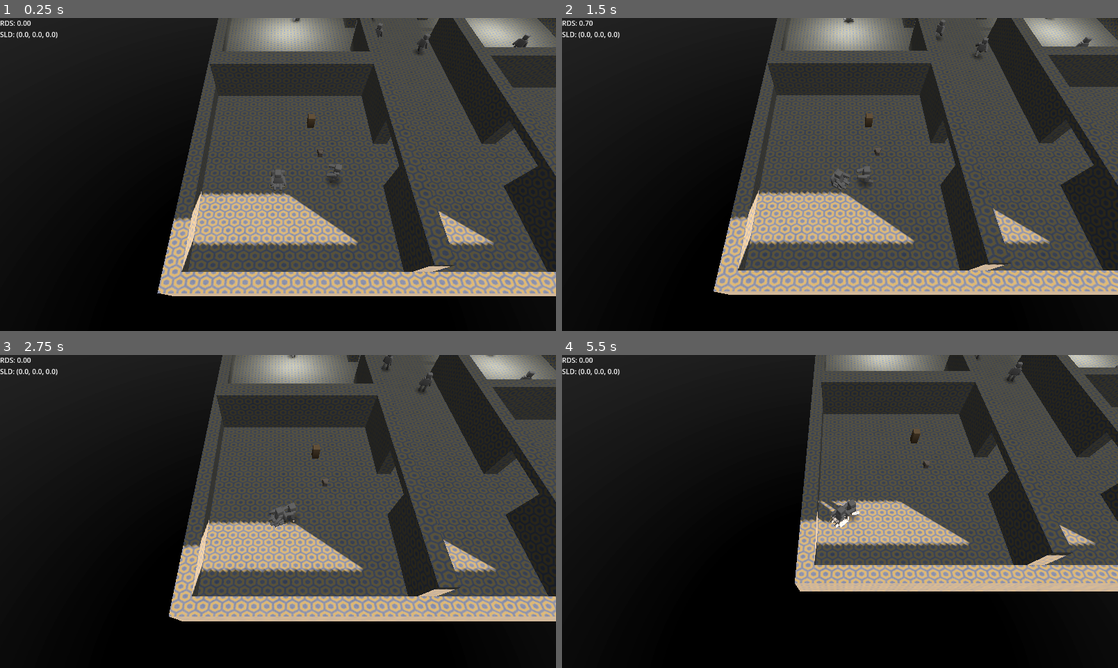
Above: before the commit, frames 1-4 (two rows, left to right).
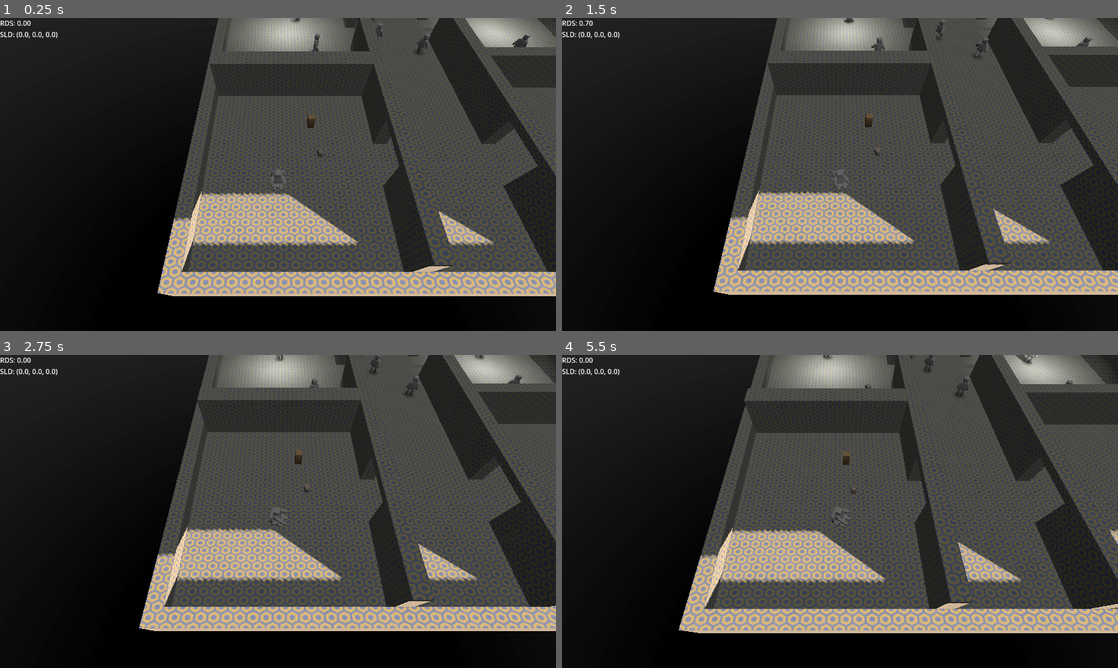
Above: after the commit, the same moments.

Repository: scooter-dev/bosh-rush-jam-2025
Game: Godot game, scene res://Scenes/Maps/Test/test_map.tscn
Two runs of this game, one before a commit and one after it. Both use one fixed random seed, a clock stepped at 60 frames per second and the inputs below.
Inputs (mouse positions are in pixels of both pictures, inside the frame that each line leads up to):
- Up to frame 1 (0.25 s): no input
- Up to frame 2 (1.5 s): tap Enter (ui_accept) at 0.5, 0.77 s; move the mouse to (962, 158) at 0.52 s; hold Right (ui_right) 0.53-1.28 s; tap D (R) at 0.6 s; move the mouse to (728, 190) at 1.27 s; hold Down (ui_down) from 1.28 s (still down); tap S (BW) at 1.35 s
- Up to frame 3 (2.75 s): tap Enter (ui_accept) at 1.52 s; tap D (R) at 1.55, 2.3 s; move the mouse to (333, 442) at 2.02 s; release Down (ui_down) at 2.03 s; hold Right (ui_right) from 2.03 s (still down); tap W (FW) at 2.1 s
- Up to frame 4 (5.5 s): move the mouse to (812, 574) at 2.77 s; release Right (ui_right) at 2.78 s; hold Up (ui_up) 2.78-3.53 s; tap A (L) at 2.85 s; tap Enter (ui_accept) at 3.02, 3.77, 4.52 s; tap D (R) at 3.05, 3.8, 4.55, 5.1 s; move the mouse to (1006, 558) at 3.52 s; hold Left (ui_left) 3.53-4.28 s; tap Alt (LOCK_MOUSE) at 3.6 s; move the mouse to (795, 508) at 4.27 s; hold Up (ui_up) from 4.28 s (still down); click (795, 508) at 4.35 s; move the mouse to (845, 511) at 5.02 s

The runs differ from the first frame. In frame 1, 0.1% of the frame differs, in the area x 55-62%, y 4-54%; in frame 2, 0.2%; in frame 3, 32%; in frame 4, 49%, in the area x 21-100%, y 0-89%.

Commit message:
changed rotation to input, turn speed, time scale adjust

Diff:
--- a/SRC/Enemies/Zombie/zombie.tscn
+++ b/SRC/Enemies/Zombie/zombie.tscn
@@ -211,9 +211,9 @@
 [node name="Skeleton3D" parent="CharacterRotator/Character/Armature" index="0"]
 bones/6/rotation = Quaternion(3.09086e-08, 0.707107, 0.707107, 3.09086e-08)
 bones/8/rotation = Quaternion(0.658114, 0.474342, 0.474342, -0.341886)
-bones/9/rotation = Quaternion(-0.490716, 0.138986, 0.0796323, 0.856469)
+bones/9/rotation = Quaternion(-0.493864, 0.138692, 0.0801432, 0.854658)
 bones/10/rotation = Quaternion(0.658114, -0.474342, -0.474342, -0.341886)
-bones/11/rotation = Quaternion(-0.467626, -0.141067, -0.0758853, 0.869291)
+bones/11/rotation = Quaternion(-0.469787, -0.140877, -0.076236, 0.868125)
 
 [node name="CharacterMesh" parent="CharacterRotator/Character/Armature/Skeleton3D" index="0"]
 extra_cull_margin = 6.0
@@ -222,11 +222,11 @@
 [node name="PhysicalBoneSimulator3D" type="PhysicalBoneSimulator3D" parent="CharacterRotator/Character/Armature/Skeleton3D" index="1"]
 
 [node name="Physical Bone Bone_001" type="PhysicalBone3D" parent="CharacterRotator/Character/Armature/Skeleton3D/PhysicalBoneSimulator3D"]
-transform = Transform3D(-1, 0, 1.19209e-07, 0, 1, 0, -1.19209e-07, 0, -1, -8.56817e-08, 0.6, -0.0999999)
+transform = Transform3D(-1, 0, 1.19209e-07, 0, 1, 0, -1.19209e-07, 0, -1, -8.56817e-08, 0.6, -0.1)
 collision_layer = 0
 collision_mask = 7
 joint_type = 5
-joint_offset = Transform3D(1, 0, 0, 0, 1, 0, 0, 0, 1, -7.37607e-08, 0, 0.1)
+joint_offset = Transform3D(1, 0, 0, 0, 1, 0, 0, 0, 1, -7.37608e-08, 0, 0.1)
 body_offset = Transform3D(1, 0, -1.19209e-07, -1.19209e-07, 0, -1, 0, 1, 0, 8.56817e-08, 0.1, 0)
 bone_name = "Bone.001"
 joint_constraints/x/linear_limit_enabled = true
@@ -468,12 +468,12 @@
 shape = SubResource("BoxShape3D_btmj8")
 
 [node name="Physical Bone shoulder_l" type="PhysicalBone3D" parent="CharacterRotator/Character/Armature/Skeleton3D/PhysicalBoneSimulator3D"]
-transform = Transform3D(0.100001, 0.300001, -0.948683, 0.3, 0.9, 0.316229, 0.948683, -0.316228, 3.0912e-07, 0.15, 1.25, 1.57661e-07)
+transform = Transform3D(0.100001, 0.300001, -0.948683, 0.3, 0.9, 0.316229, 0.948683, -0.316228, 3.25613e-07, 0.15, 1.25, 5.39934e-08)
 collision_layer = 0
 collision_mask = 7
 joint_type = 5
-joint_offset = Transform3D(1, 0, 0, 0, 1, 0, 0, 0, 1, -1.18271e-07, 3.89191e-07, 0.158114)
-body_offset = Transform3D(1, 1.19209e-07, 3.71039e-07, 3.9641e-07, 5.75668e-07, -1, -2.98023e-08, 1, 5.54323e-07, 5.96046e-08, 0.158114, -4.76837e-07)
+joint_offset = Transform3D(1, 0, 0, 0, 1, 0, 0, 0, 1, -2.10152e-07, -2.06031e-07, 0.158114)
+body_offset = Transform3D(1, 1.49012e-07, 3.86685e-07, 4.03861e-07, 5.45866e-07, -1, -8.9407e-08, 1, 5.49108e-07, 1.49012e-07, 0.158114, 1.19209e-07)
 bone_name = "shoulder.l"
 joint_constraints/x/linear_limit_enabled = true
 joint_constraints/x/linear_limit_upper = 0.0
@@ -544,12 +544,12 @@
 shape = SubResource("CapsuleShape3D_alfak")
 
 [node name="Physical Bone shoulder_r" type="PhysicalBone3D" parent="CharacterRotator/Character/Armature/Skeleton3D/PhysicalBoneSimulator3D"]
-transform = Transform3D(0.1, -0.300001, 0.948683, -0.299999, 0.9, 0.316229, -0.948684, -0.316227, 7.02087e-08, -0.15, 1.25, 8.4297e-07)
+transform = Transform3D(0.0999999, -0.300001, 0.948683, -0.299999, 0.9, 0.316229, -0.948684, -0.316227, 4.19357e-08, -0.149999, 1.25, 8.14697e-07)
 collision_layer = 0
 collision_mask = 7
 joint_type = 5
-joint_offset = Transform3D(1, 0, 0, 0, 1, 0, 0, 0, 1, 3.02976e-07, 1.88342e-06, 0.158114)
-body_offset = Transform3D(1, -1.2517e-06, -2.19792e-07, -9.01814e-08, 7.82052e-07, -1, 1.3113e-06, 1, 9.05246e-07, -2.68221e-07, 0.158114, -2.02656e-06)
+joint_offset = Transform3D(1, 0, 0, 0, 1, 0, 0, 0, 1, 2.67754e-07, 1.88672e-06, 0.158114)
+body_offset = Transform3D(1, -1.2517e-06, -1.85519e-07, -6.03791e-08, 7.82052e-07, -1, 1.3411e-06, 1, 8.84384e-07, -2.38419e-07, 0.158114, -2.02656e-06)
 bone_name = "shoulder.r"
 joint_constraints/x/linear_limit_enabled = true
 joint_constraints/x/linear_limit_upper = 0.0
@@ -620,12 +620,12 @@
 shape = SubResource("CapsuleShape3D_xypls")
 
 [node name="Physical Bone arm_l" type="PhysicalBone3D" parent="CharacterRotator/Character/Armature/Skeleton3D/PhysicalBoneSimulator3D"]
-transform = Transform3D(5.27225e-07, 0.206723, 0.9784, -1.12991e-07, -0.9784, 0.206723, 1, -2.1954e-07, -4.92479e-07, 0.300041, 1.20002, -2.30799e-07)
+transform = Transform3D(4.839e-07, 0.199468, 0.979904, -1.46213e-07, -0.979904, 0.199468, 1, -2.39798e-07, -4.45011e-07, 0.300117, 1.20014, -2.30385e-07)
 collision_layer = 0
 collision_mask = 7
 joint_type = 2
-joint_offset = Transform3D(1, 0, 0, 0, 1, 0, 0, 0, 1, 1.23543e-07, 1.32428e-05, -4.49984e-05)
-body_offset = Transform3D(1, -1.89783e-07, -2.98757e-07, -3.51888e-08, 1, 0.000233904, 4.39719e-07, -0.000233874, 1, -1.23554e-07, -1.32322e-05, 4.50015e-05)
+joint_offset = Transform3D(1, 0, 0, 0, 1, 0, 0, 0, 1, 1.23111e-07, 0.000109713, -0.000141888)
+body_offset = Transform3D(1, -1.50424e-07, -3.25777e-07, -3.47978e-08, 1, 0.000283182, 4.40116e-07, -0.000283152, 1, -1.23141e-07, -0.000109673, 0.000141919)
 bone_name = "arm.l"
 joint_constraints/swing_span = 30.0
 joint_constraints/twist_span = 2.0
@@ -638,12 +638,12 @@
 shape = SubResource("BoxShape3D_iy44w")
 
 [node name="Physical Bone arm_r" type="PhysicalBone3D" parent="CharacterRotator/Character/Armature/Skeleton3D/PhysicalBoneSimulator3D"]
-transform = Transform3D(-9.22664e-07, -0.259192, -0.965826, 2.55259e-07, -0.965826, 0.259192, -1, -7.38822e-09, 9.57294e-07, -0.29999, 1.19995, -6.70204e-08)
+transform = Transform3D(-9.18546e-07, -0.254419, -0.967094, 2.20552e-07, -0.967094, 0.254419, -1, 2.04008e-08, 9.44432e-07, -0.299965, 1.1999, -6.694e-08)
 collision_layer = 0
 collision_mask = 7
 joint_type = 2
-joint_offset = Transform3D(1, 0, 0, 0, 1, 0, 0, 0, 1, -8.3678e-10, -4.33874e-05, 2.21821e-05)
-body_offset = Transform3D(1, -2.60845e-07, -1.01684e-06, 1.42442e-07, 1, -0.000212401, 1.17162e-06, 0.00021255, 1, 8.48019e-10, 4.33922e-05, -2.21729e-05)
+joint_offset = Transform3D(1, 0, 0, 0, 1, 0, 0, 0, 1, -7.22845e-10, -9.02264e-05, 6.02232e-05)
+body_offset = Transform3D(1, -2.88644e-07, -1.03377e-06, 1.42201e-07, 1, -0.000248984, 1.17429e-06, 0.000249147, 1, 7.59059e-10, 9.02414e-05, -6.02007e-05)
 bone_name = "arm.r"
 joint_constraints/swing_span = 30.0
 joint_constraints/twist_span = 2.0
@@ -674,7 +674,7 @@
 shape = SubResource("BoxShape3D_iy44w")
 
 [node name="Physical Bone leg_l" type="PhysicalBone3D" parent="CharacterRotator/Character/Armature/Skeleton3D/PhysicalBoneSimulator3D"]
-transform = Transform3D(1, -2.97572e-11, 0, -2.97572e-11, -1, 4.47038e-07, 0, -4.47038e-07, -1, 0.2, 0.6, -5.58794e-08)
+transform = Transform3D(1, -2.97572e-11, 0, -2.97572e-11, -1, 4.47038e-07, 0, -4.47038e-07, -1, 0.2, 0.6, -5.58793e-08)
 collision_layer = 0
 collision_mask = 7
 joint_type = 2
@@ -696,7 +696,7 @@
 collision_layer = 0
 collision_mask = 7
 joint_type = 2
-joint_offset = Transform3D(1, 0, 0, 0, 1, 0, 0, 0, 1, -3.57491e-15, 2.17054e-20, 3.55271e-14)
+joint_offset = Transform3D(1, 0, 0, 0, 1, 0, 0, 0, 1, -3.57491e-15, 2.17053e-20, 3.55271e-14)
 body_offset = Transform3D(1, -2.98304e-11, -1.19209e-07, 2.97576e-11, 1, -6.10948e-07, 1.19209e-07, 6.10948e-07, 1, 3.57492e-15, 0, -3.55271e-14)
 bone_name = "head"
 joint_constraints/swing_span = 30.0
@@ -722,6 +722,10 @@
 libraries = {
 &"": ExtResource("3_84ahr")
 }
+
+[node name="AttackArea" type="Area3D" parent="CharacterRotator"]
+
+[node name="CollisionShape3D" type="CollisionShape3D" parent="CharacterRotator/AttackArea"]
 
 [node name="AnimationTree" type="AnimationTree" parent="." node_paths=PackedStringArray("zombie")]
 root_node = NodePath("../CharacterRotator/Character")
--- a/SRC/Player/char_rotator.gd
+++ b/SRC/Player/char_rotator.gd
@@ -9,17 +9,16 @@
 func _physics_process(delta: float) -> void:
 	match player.mode:
 		Player.RUNNING:
-			if rotMomentum > 0.01:
+			if abs(rotMomentum) > 0.01:
 				rotMomentum = lerpf(rotMomentum, 0.0, 2.0 * delta)
 				baseSpRot -= rotMomentum * delta
-				var dir = Vector2(player.linear_velocity.z,player.linear_velocity.x).angle() + PI
-				var aRt = lerp_angle(dir if player.hSpeed > 0.2 else baseSpRot, baseSpRot, clamp(abs(rotMomentum / 2.0),0,1))
+				var dir = Vector2(-PlayerInput.fbrl.y,-PlayerInput.fbrl.x).angle() + PI
+				var aRt = lerp_angle(dir, baseSpRot, clamp(abs(rotMomentum * 0.5),0,1))
 				global_rotation.y = lerp_angle(global_rotation.y, aRt, delta * 6.0)
-			elif player.hSpeed > 0.2:
-				global_rotation.y = lerp_angle(global_rotation.y, Vector2(player.linear_velocity.z,player.linear_velocity.x).angle() + PI, 4.0 * delta)
+				#print(rotMomentum)
+			elif PlayerInput.fbrl.length_squared() > 0.01:
+				global_rotation.y = lerp_angle(global_rotation.y, Vector2(-PlayerInput.fbrl.y,-PlayerInput.fbrl.x).angle() + PI, 4.0 * delta)
 		Player.SPEEN, Player.AIM:
 			global_rotation.y -= player.speenPower * delta * 2.0
 			rotMomentum = player.speenPower * 2.0
 			baseSpRot = global_rotation.y
-		Player.GRABBING:
-			pass
--- a/SRC/Player/player.gd
+++ b/SRC/Player/player.gd
@@ -11,8 +11,6 @@
 enum {RUNNING, GRABBING, SPEEN, AIM}
 
 var mode : int = RUNNING
-var grabbed : Node3D
-var turnSpeed : float = 1.0
 var hSpeed : float = 0.0
 
 @onready var prevRotation : float = charRotator.global_rotation.y
@@ -22,10 +20,12 @@
 @onready var label: Label = $Label
 var speenPower : float = 0.0
 
+#Stats
 var boostStrength : float = 0.3
 var launchPower : float = 0.25
 var grabStrength : float = 0.3
 var rotSpeedLimit : float = 6.0
+var turnSpeed : float = 0.25
 
 #var groundVelocity : Vector3 = Vector3()
 var slideVelocity : Vector3 = Vector3()
@@ -90,13 +90,13 @@
 				#	if sign(rotDeltaSum) != sign(angleDifference):
 				#		rotDeltaSum = 0
 
-				rotDeltaSum += angleDifference * 0.25
+				rotDeltaSum += angleDifference * turnSpeed
 				prevRotation = currentRotation
 
 			rotDeltaSum = lerpf(rotDeltaSum, 0.0, delta * 0.5)
 			speenPower = lerp(speenPower, clamp(rotDeltaSum, -rotSpeedLimit, rotSpeedLimit), delta * 8.0)
 			if primaryPressed:
-				Engine.time_scale = 0.06
+				Engine.time_scale = 0.12 / max(abs(speenPower) / 6.0,0.25)
 				mode = AIM
 				#print("AIM")
 			if abs(speenPower) < 1:
@@ -104,7 +104,7 @@
 				speenPower = 0.0
 				rotDeltaSum = 0.0
 		AIM:
-			rotDeltaSum = lerpf(rotDeltaSum, 0.0, delta * 0.5)
+			rotDeltaSum = lerpf(rotDeltaSum, 0.0, delta * 0.125)
 			speenPower = lerp(speenPower, clamp(rotDeltaSum, -rotSpeedLimit, rotSpeedLimit), delta * 6.0)
 			if abs(speenPower) < 1.0:
 				mode = RUNNING
--- a/Scenes/Maps/Test/test_map.tscn
+++ b/Scenes/Maps/Test/test_map.tscn
@@ -273,7 +273,7 @@
 [node name="Zombies" type="Node3D" parent="."]
 
 [node name="Zombie" parent="Zombies" instance=ExtResource("8_6uoeq")]
-transform = Transform3D(1, 0, 0, 0, 1, 0, 0, 0, 1, 20, 0.5, -23)
+transform = Transform3D(1, 0, 0, 0, 1, 0, 0, 0, 1, 20.5, 0.5, -9)
 physics_material_override = SubResource("PhysicsMaterial_evenw")
 speed = 4.0
 
